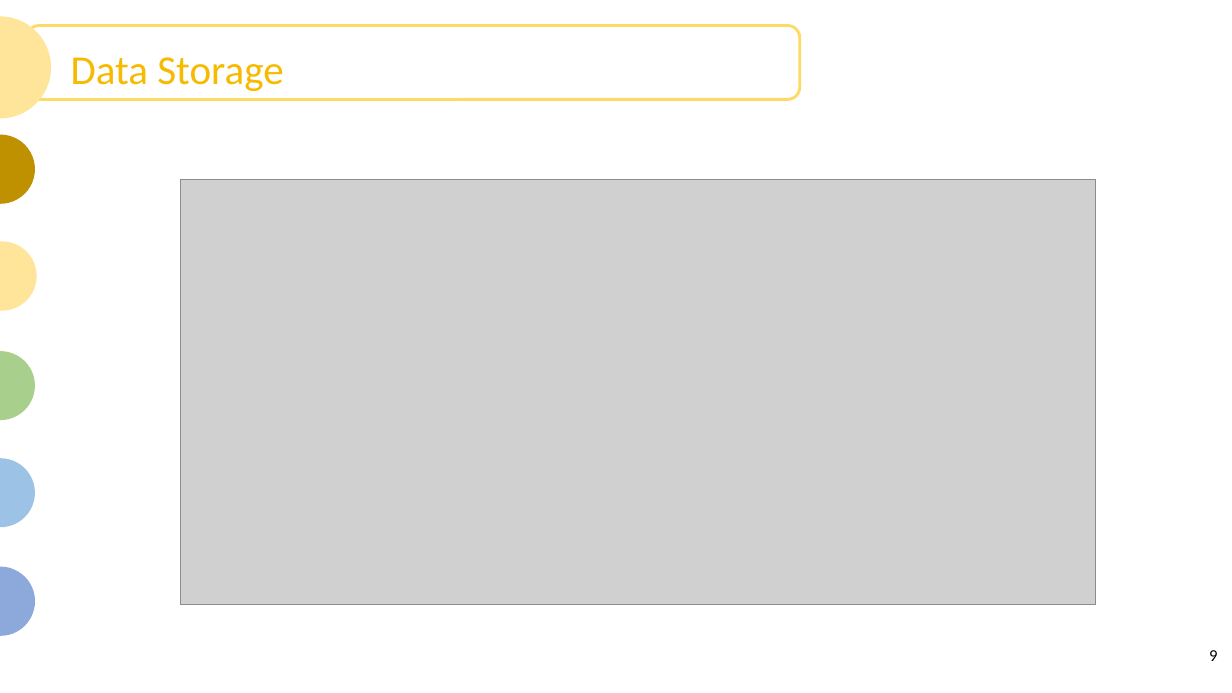
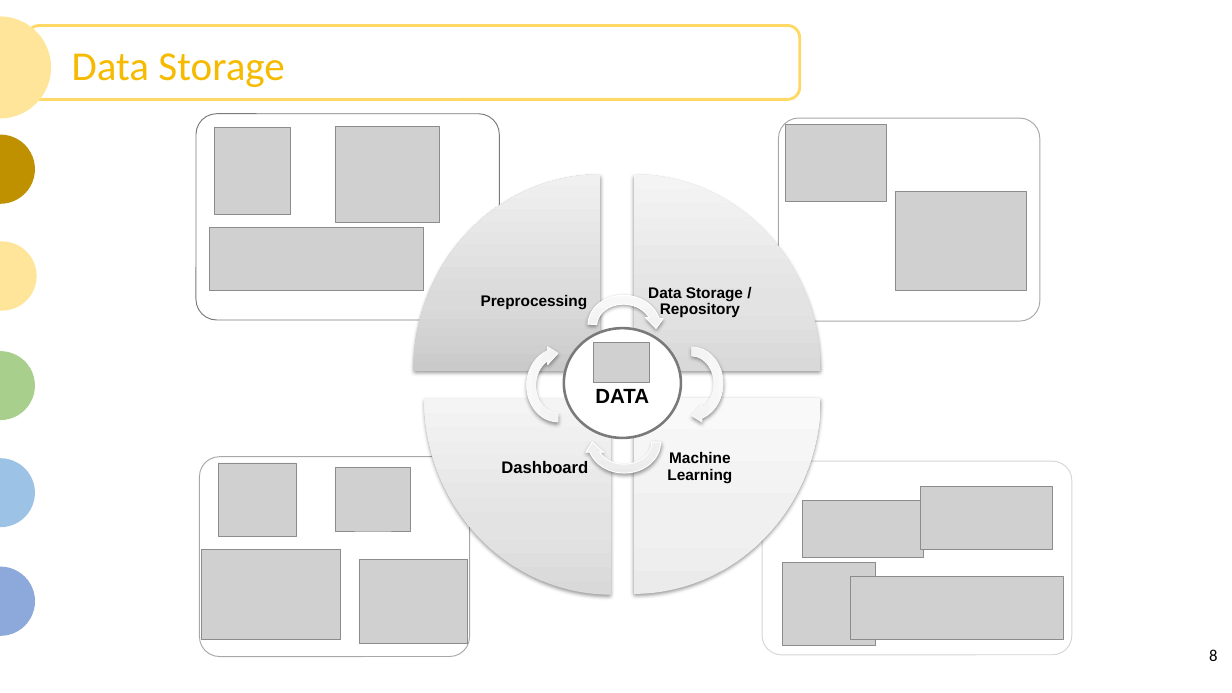
Before and after one commit to JaxWil24/Hearing_Aid_Accessibility, a slide deck: slide 8 of Presentation/FP_Powerpoint.pptx (slide 9 before the commit). Drawn at 1232x693 pixels with LibreOffice and Linux fonts; fonts in the diff are those of the drawing; grey boxes stand for pictures. Boxes give left, top, right and bottom in pixels: in the first picture for what was removed or moved away, otherwise in the second. Text is boxed around its words. In the diff, an @@ line names an element or a change of style, - is before the commit and + after.

```diff
--- a/Presentation/FP_Powerpoint.pptx
+++ b/Presentation/FP_Powerpoint.pptx
@@ picture added at (214, 128, 290, 214) @@
@@ picture added at (335, 127, 440, 222) @@
@@ picture added at (786, 124, 887, 201) @@
@@ picture removed at (181, 179, 1096, 604) @@
@@ picture added at (896, 192, 1028, 291) @@
@@ picture added at (210, 227, 423, 291) @@
@@ ellipse added at (564, 328, 681, 438), fill #FFFFFF, outline #7A7A7A 2 pt, 16 pt, text #000000, bold @@
+DATA
@@ circular arrow added at (522, 344, 593, 426), fill gradient #EBEBEB to #F0F0F0 to #F9F9F9, outline #F9F9F9 0.75 pt @@
@@ picture added at (593, 343, 649, 384) @@
@@ circular arrow added at (656, 343, 727, 425), fill gradient #EBEBEB to #F0F0F0 to #F9F9F9, outline #F9F9F9 0.75 pt @@
@@ group added at (196, 114, 1072, 656): 4 rounded rectangles, 4 pie wedges, 4 texts, 2 circular arrows @@
+Preprocessing
+Data Storage / Repository
+Machine Learning
+Dashboard
@@ picture added at (219, 463, 297, 537) @@
@@ picture added at (335, 468, 410, 531) @@
@@ picture added at (803, 500, 924, 557) @@
@@ picture added at (921, 486, 1053, 550) @@
@@ picture added at (201, 550, 341, 640) @@
@@ picture added at (360, 560, 468, 643) @@
@@ picture added at (782, 563, 875, 646) @@
@@ picture added at (850, 577, 1064, 640) @@
@@ page number at (1209, 649, 1217, 661): text changed @@
-9
+8
```
Also in this commit, not shown: 4 other slides changed, 1 slide removed.
